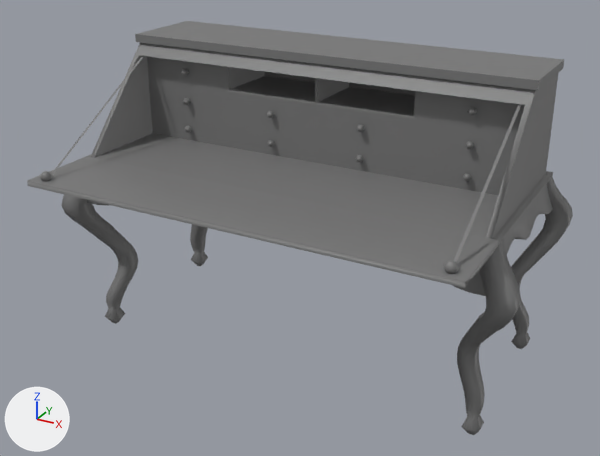
Before and after pictures for a commit that changed the FBX model PARLAGRECO_BAPTISTE/MESHES/SM_WritingDesk.fbx.
The view is the same before and after, from a 50 mm camera at (1.339, -2.844, 1.719) aimed at (0.012, -0.431, 0.513). Arrows for +X, +Y and +Z are at lower left; the lights stay in place. Where no turn or scale is listed for an object, it has been applied to the vertices. Vertices at the same position are counted once.

Names of what the first picture shows: 'WritingDesk'.
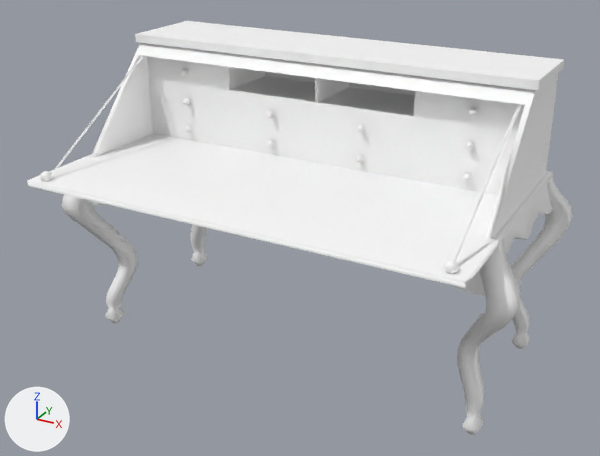
The newer file is also turned or shifted as a whole; pictures and numbers use the older file's frame.

Where the change shows, as pixel boxes (x1, y1, x2, y2) in the pictures (600 x 456 px; the box of a moved part takes in the faces that stretch with it):
part 1 of me_mesh, added
    after: (51, 56, 142, 174)
part 2 of me_mesh, added
    after: (455, 104, 520, 260)
part 3 of me_mesh, moved or reshaped
    both: (52, 56, 555, 245)
part 4 of me_mesh, recoloured (grey to white)
    both: (27, 21, 573, 435)
part 5 of me_mesh, recoloured (grey to white)
    both: (454, 104, 521, 263)

Patch to the scene script:
```diff
--- a/PARLAGRECO_BAPTISTE/MESHES/SM_WritingDesk.fbx.py
+++ b/PARLAGRECO_BAPTISTE/MESHES/SM_WritingDesk.fbx.py
@@ mat_templatebigitem6 @@
+mat_templatebigitem6 = principled_material('TemplateBigItem6')
+mat_templatebigitem6.base_color = (1.0, 1.0, 1.0)  # white #ffffff
@@ mat_templatebigitem_chains @@
+mat_templatebigitem_chains = principled_material('TemplateBigItem_Chains')
+mat_templatebigitem_chains.base_color = (1.0, 1.0, 1.0)  # white #ffffff
@@ me_mesh @@
 # used by ob_writingdesk; location = (0.0, 0.0, 0.0)
-me_mesh.from_pydata(...)  # 986 vertices, 863 faces; spans x -0.87..0.87, y -0.94..0.11, z 0.0..1.12
+me_mesh.from_pydata(...)  # 994 vertices, 865 faces; spans x -0.87..0.87, y -0.94..0.11, z 0.0..1.12
+# me_mesh part 1: the loose piece of 4 vertices spanning x -0.73..-0.72, y -0.89..-0.3, z 0.72..1.06 is copied, and the copy is moved by (0.0, -0.01, 0.0), in mat_templatebigitem_chains (white #ffffff); it spans x -0.73, y -0.9..-0.31, z 0.71..1.06
+# me_mesh part 2: the loose piece of 4 vertices spanning x 0.72..0.73, y -0.89..-0.3, z 0.72..1.06 is copied, and the copy is moved by (0.0, -0.01, 0.0), in mat_templatebigitem_chains (white #ffffff); it spans x 0.73, y -0.9..-0.31, z 0.71..1.06
+# me_mesh part 3
+# 1 vertex is removed from x -0.72, y -0.3, z 1.06
+# 9 faces are deleted
+# 3 vertices move within x -0.73..0.78, y -0.3..0.02, z 0.7..1.06
+# 1 vertex is added at (-0.74, -0.3, 1.06)
+# 8 new faces join them, mat_templatebigitem6 (white #ffffff)
+# 1 new face joins them, mat_templatebigitem_chains (white #ffffff)
+# me_mesh part 4: 853 faces spanning x -0.87..0.87, y -0.94..0.11, z 0.0..1.12 switch from mat_templatebigitem (grey #777777) to mat_templatebigitem6 (white #ffffff)
+# me_mesh part 5: 1 face spanning x 0.72..0.73, y -0.89..-0.3, z 0.72..1.06 switches from mat_templatebigitem (grey #777777) to mat_templatebigitem_chains (white #ffffff)
+me_mesh.materials.append(mat_templatebigitem_chains)  # white #ffffff
```
